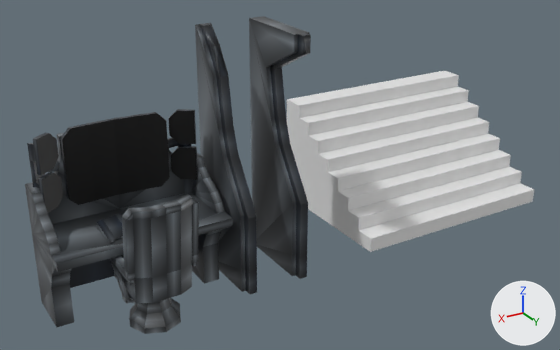
What one commit did to the FBX model First Person Puzzler/Assets/Art/Models/chair_lp.fbx.
Rendered twice from a camera (50 mm lens) standing at (2.6, 7.04, 4.91) and looking at (-2.09, -0.78, 1.0). Lighting does not change. The marker at lower right points along +X, +Y and +Z.

The older version as bpy lines, for what is in view:
```python
ob_chair = bpy.data.objects.new('chair', me_cube_001)
ob_chair.location = (0.0, 0.0, 0.0)
ob_chair_base = bpy.data.objects.new('chair_base', me_cube)
ob_chair_base.location = (0.0, 0.0, 0.0)
ob_divider = bpy.data.objects.new('divider', me_cube_005)
ob_divider.location = (-1.2, -1.0, 0.0)
ob_divider_001 = bpy.data.objects.new('divider.001', me_cube_006)
ob_divider_001.location = (-1.9, -1.0, 0.0)
ob_stair = bpy.data.objects.new('stair', me_cube_002)
ob_stair.location = (-4.0, -1.056, -0.012)
ob_terminal1 = bpy.data.objects.new('terminal1', me_cube_003)
ob_terminal1.location = (0.0, -0.5, 0.0)
```
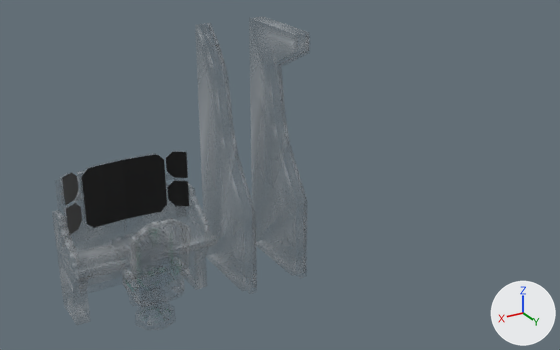
Commit message: added chairs

The edits, one by one:
Picture 'colors.png' (img_colors_png) is now built by load_image('colors.png', '../Materials/colors.png', 16, 16, 'Non-Color') instead of load_image('colors.png', '../Materials/colors.png', 16, 16, 'sRGB').
Material 'Material.001' (mat_material_001) is new.
Uses the picture img_colors_png.
me_cube is used by ob_chair_base; location (0.0, 0.0, 0.0).
me_cube had 101 vertices, 109 faces and spanned x -0.3..0.3, y -0.3..0.3, z 0.0..0.4.
me_cube no longer uses material mat_material (picture img_colors_png).
me_cube now has 89 vertices, 97 faces and spans x -0.24..0.24, y -0.24..0.24, z 0.0..0.32.
me_cube part 3: the whole mesh is rebuilt.
me_cube now uses material mat_material_001.
me_cube_005 has 50 vertices, 55 faces and spans x -0.1..0.1, y 0.0..1.1, z 0.0..3.0.
me_cube_005 no longer uses material mat_material (picture img_colors_png).
me_cube_005 now uses material mat_material_001.
me_cube_003 has 283 vertices, 318 faces and spans x -1.0..1.0, y -0.5..0.5, z 0.0..2.1.
me_cube_003 is used by ob_terminal1; location (0.0, -0.5, 0.0).
me_cube_003 part 1: the whole mesh is scaled about its middle by 0.8, then moved by (0.0, 0.1, -0.21).
me_cube_001 is used by ob_chair; location (0.0, 0.0, 0.0).
me_cube_001 had 201 vertices, 216 faces and spanned x -0.392..0.392, y -0.48..0.528, z 0.4..1.592.
me_cube_001 no longer uses material mat_material (picture img_colors_png).
me_cube_001 now has 201 vertices, 216 faces and spans x -0.314..0.314, y -0.384..0.422, z 0.32..1.369.
me_cube_001 part 2: 201 of 201 vertices moved; they spanned x -0.392..0.392, y -0.48..0.528, z 0.4..1.592 and now span x -0.314..0.314, y -0.384..0.422, z 0.32..1.369; mean shift (0.0, -0.007, -0.157); largest move (-0.32, 0.448, 1.592) -> (-0.256, 0.394, 1.274).
me_cube_001 now uses material mat_material_001.
me_cube_006 has 52 vertices, 57 faces and spans x -0.1..0.1, y 0.0..1.1, z 0.0..3.0.
me_cube_006 no longer uses material mat_material (picture img_colors_png).
me_cube_006 now uses material mat_material_001.
Object 'stair' (ob_stair) is deleted.

What differs and where, as boxes [x1, y1, x2, y2] in the pictures (560 x 350 px):
'stair', deleted
    before: [287, 71, 534, 252]
'terminal1', surface changed, mesh rescaled
    before: [25, 109, 233, 328]
    after: [59, 152, 207, 313]
'divider.001', surface changed, recoloured
    both: [249, 16, 311, 279]
'divider', surface changed, recoloured
    both: [195, 23, 257, 294]
'chair', surface changed, recoloured, reshaped (17% narrower, 23% shorter)
    before: [110, 194, 199, 304]
    after: [115, 219, 189, 304]
'chair_base', surface changed, reshaped (not visible afterwards)
    before: [129, 298, 181, 334]
